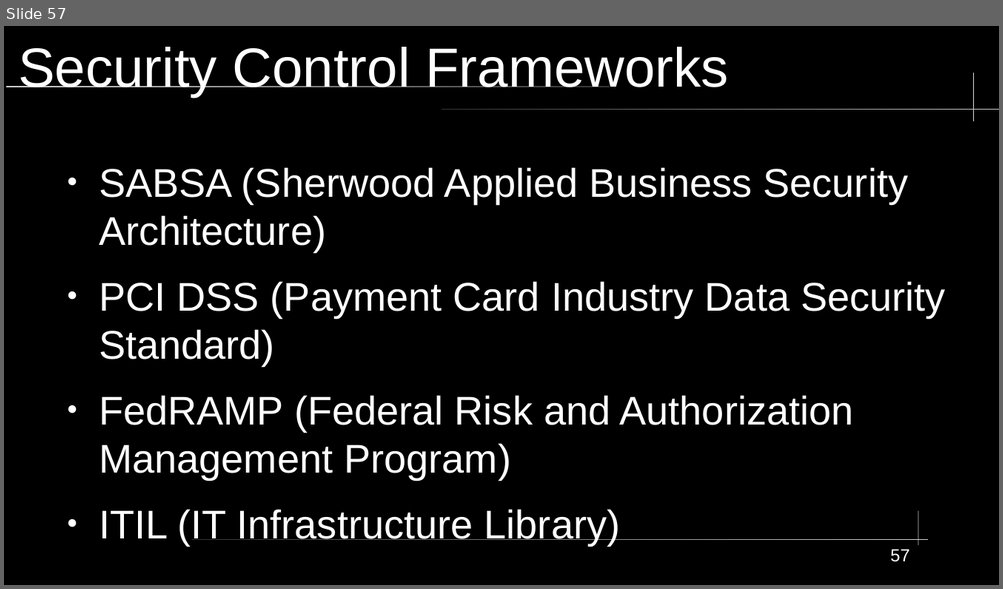
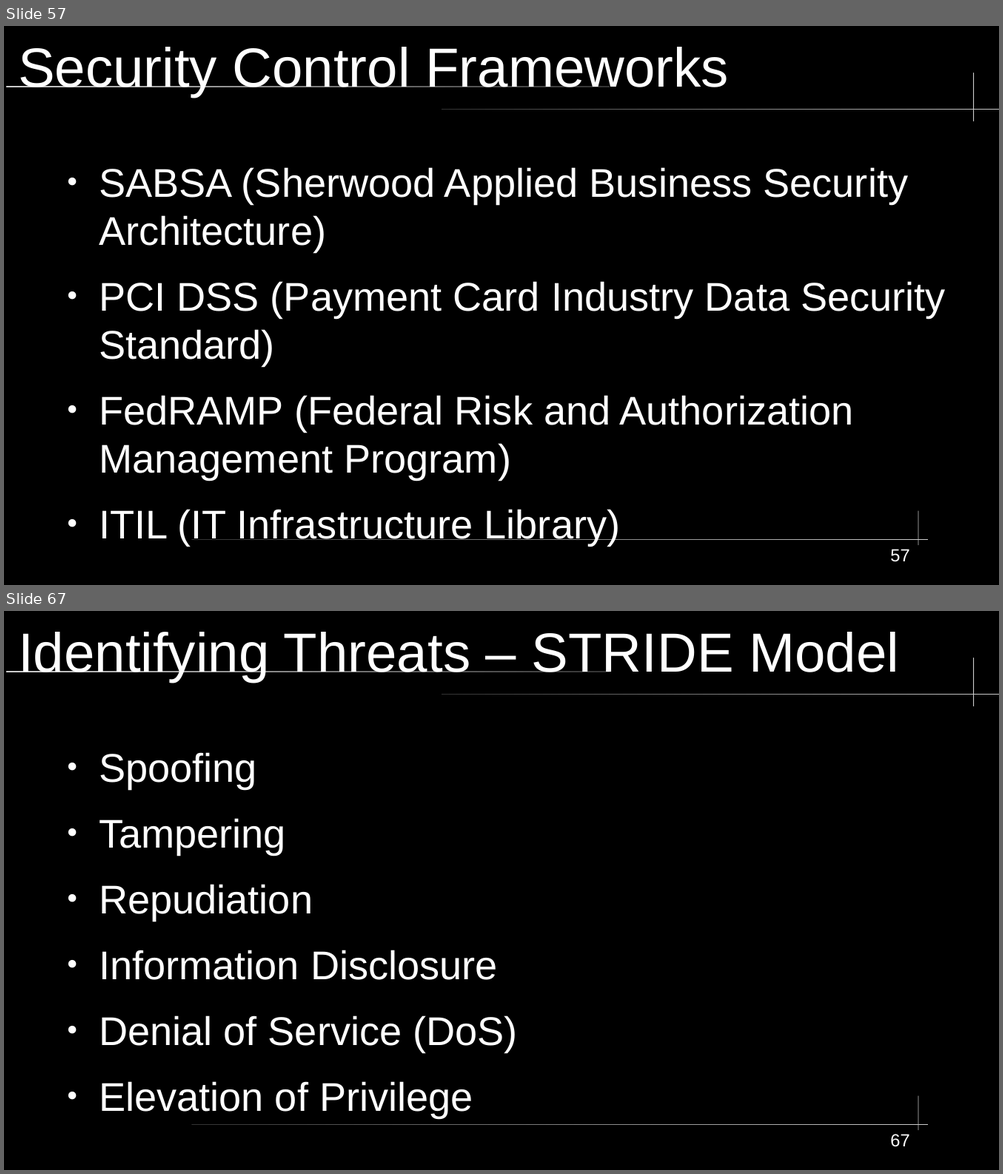
Before and after one commit to City-Colleges-of-Chicago-Cybersecurity/COMPSFI-214, a slide deck: 2026/Spring/powerpoints/Chapter-01-Security-Governance-Through-Principles-and-Policies.odp. Shown one above the other, each under a label of ours: slide 57 before the commit, slides 57 and 67 after it; the slides between them are not shown. The pictures are 1003x589 and 1003x1174 pixels, drawn with LibreOffice and Linux fonts; fonts in the diff are those of the drawing. Boxes give left, top, right and bottom in pixels: in the first picture for what was removed or moved away, otherwise in the second. Text is boxed around its words. In the diff, an @@ line names an element or a change of style, - is before the commit and + after.

```diff
--- a/2026/Spring/powerpoints/Chapter-01-Security-Governance-Through-Principles-and-Policies.odp
+++ b/2026/Spring/powerpoints/Chapter-01-Security-Governance-Through-Principles-and-Policies.odp
@@ slide 67 added at <box>4,611,999,1170</box>, background #000000; not listed: 5 template elements that a slide beside it also shows @@
@@ title added at <box>18,632,899,682</box>, 44 pt, text #FFFFFF @@
+Identifying Threats – STRIDE Model
@@ text added at <box>99,752,517,1118</box>, 32 pt, text #FFFFFF @@
+● Spoofing
+● Tampering
+● Repudiation
+● Information Disclosure
+● Denial of Service (DoS)
+● Elevation of Privilege
@@ page number added at <box>890,1134,909,1147</box>, 14 pt, text #FFFFFF @@
+67
```
Also in this commit, not shown: 2 slides changed, 11 other slides added.
